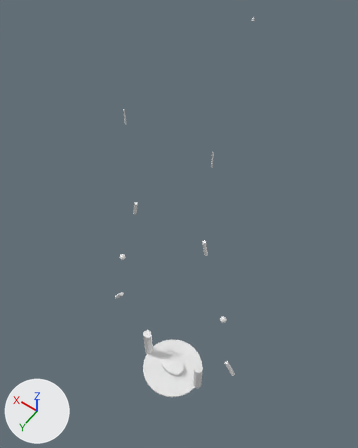
What one commit did to the glTF model public/models/surgical_robot_davinci.glb.
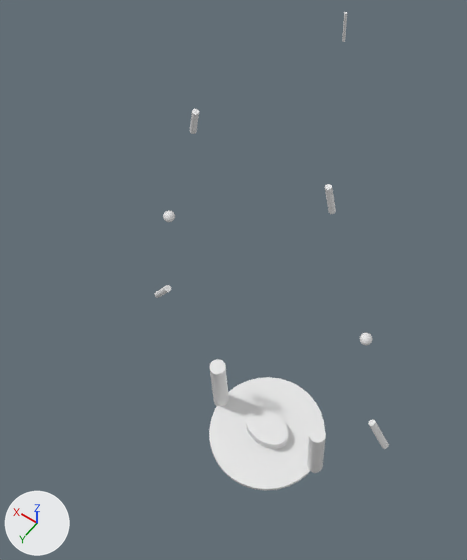
There are two pictures of each version: one whole from a camera (50 mm lens) standing at (-5.95, 7.79, 25.11) and looking at (0.32, -1.0, 11.3), one close up on the part from 10% to 77% of the width and 33% to 97% of the height. The lights are fixed; the arrows at lower left show +X, +Y and +Z. Where no turn or scale is listed for an object, it has been applied to the vertices.

Names of what the first close-up shows: 'OperatingTable', 'Patient', 'SurgicalBase1', 'SurgicalBase2'.
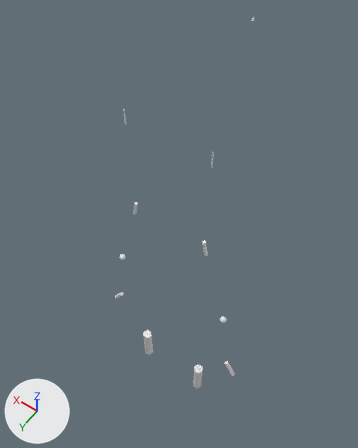
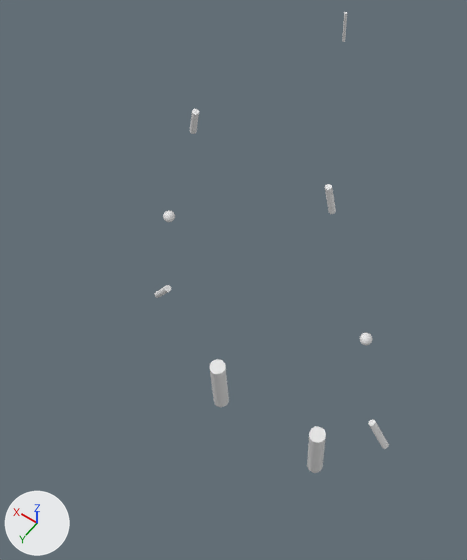
Changed parts and their boxes [x1, y1, x2, y2] in the close-ups (467 x 560 px):
'OperatingTable', deleted: before [209, 377, 325, 490]
'Patient', deleted: before [246, 409, 288, 449]

Patch to the scene script:
```diff
--- a/public/models/surgical_robot_davinci.glb.py
+++ b/public/models/surgical_robot_davinci.glb.py
@@ ob_operatingtable @@
-ob_operatingtable = bpy.data.objects.new('OperatingTable', me_cylinder)
-ob_operatingtable.location = (0.0, 0.0, 0.8)
@@ ob_patient @@
-ob_patient = bpy.data.objects.new('Patient', me_cylinder_009)
-ob_patient.location = (0.0, 0.0, 1.0)
```
